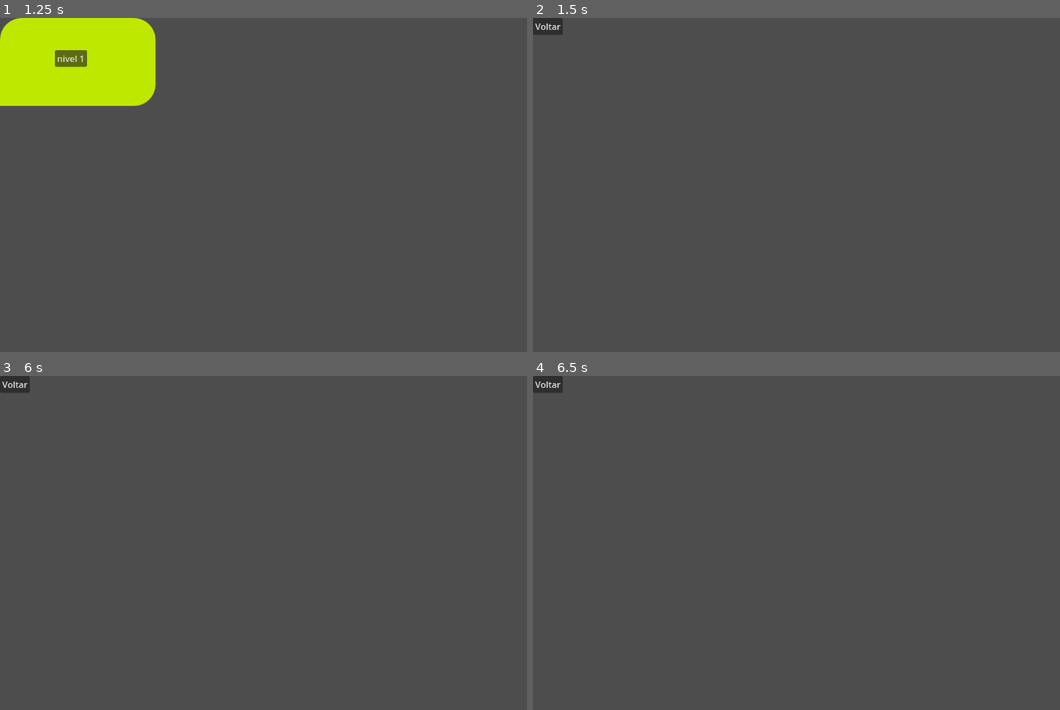
Above: before the commit, frames 1-4 (two rows, left to right).
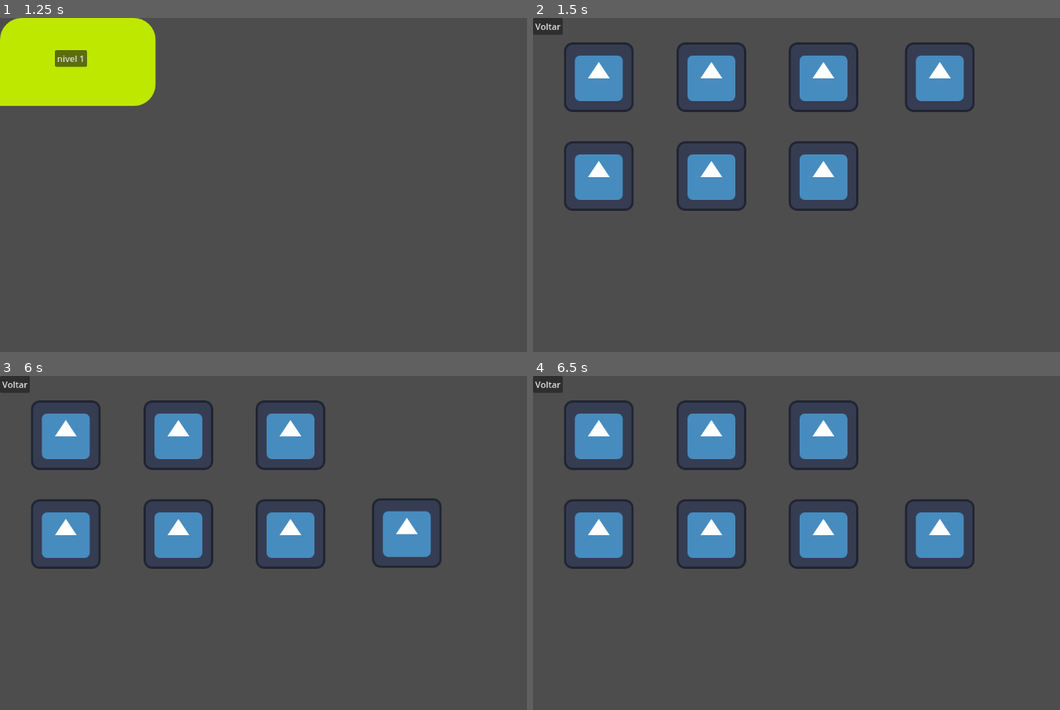
Above: after the commit, the same moments.

Repository: libumdsgn/quebra-cabecas
Game: Godot game, scene res://scenes/Main.tscn
Two runs of this game, one before a commit and one after it. Both use one fixed random seed, a clock stepped at 60 frames per second and the inputs below. The engine's default icon, where the game draws it, is replaced by a stand-in: a white triangle on a blue panel in a dark square.
Inputs (mouse positions are in pixels of both pictures, inside the frame that each line leads up to):
- Up to frame 1 (1.25 s): click (310, 305) at 0.5 s
- Up to frame 2 (1.5 s): click "nivel 1" at 1.25 s
- Up to frame 3 (6 s): click "Voltar" at 2 s; click "nivel 1" at 2.75 s; click (63, 436) at 3.52 s; click (179, 436) at 4.27 s; click (289, 436) at 5.02 s; click (405, 436) at 5.77 s
- Up to frame 4 (6.5 s): no input

Frame 1 is identical in both runs. In frame 2, 11% of the frame differs, in the area x 5-84%, y 7-58%; in frame 3, 11%; in frame 4, 11%.

Commit message:
Movimentação Funcional

Diff:
--- /dev/null
+++ b/scenes/componentes/Board.tscn
@@ -0,0 +1,95 @@
+[gd_scene load_steps=4 format=3 uid="uid://cjnmcg630poyy"]
+
+[ext_resource type="PackedScene" uid="uid://gldfshi43egn" path="res://scenes/componentes/Cell.tscn" id="1_m8p8g"]
+[ext_resource type="Script" uid="uid://cr3s36h31gmvm" path="res://scripts/Board.gd" id="1_vsa3e"]
+[ext_resource type="Texture2D" uid="uid://dldyyvay4b40u" path="res://icon.svg" id="2_je8sm"]
+
+[node name="Board" type="Control"]
+layout_mode = 3
+anchors_preset = 0
+offset_right = 1152.0
+offset_bottom = 646.0
+script = ExtResource("1_vsa3e")
+
+[node name="Cells" type="Control" parent="."]
+anchors_preset = 0
+offset_right = 1154.0
+offset_bottom = 649.0
+
+[node name="Cell" parent="Cells" instance=ExtResource("1_m8p8g")]
+layout_mode = 0
+offset_left = 57.0
+offset_top = 45.0
+offset_right = 185.0
+offset_bottom = 173.0
+texture_normal = ExtResource("2_je8sm")
+id = 1
+
+[node name="Cell2" parent="Cells" instance=ExtResource("1_m8p8g")]
+layout_mode = 0
+offset_left = 264.0
+offset_top = 45.0
+offset_right = 392.0
+offset_bottom = 173.0
+texture_normal = ExtResource("2_je8sm")
+id = 2
+
+[node name="Cell3" parent="Cells" instance=ExtResource("1_m8p8g")]
+layout_mode = 0
+offset_left = 470.0
+offset_top = 44.0
+offset_right = 598.0
+offset_bottom = 172.0
+texture_normal = ExtResource("2_je8sm")
+id = 3
+
+[node name="Cell4" parent="Cells" instance=ExtResource("1_m8p8g")]
+layout_mode = 0
+offset_left = 684.0
+offset_top = 39.0
+offset_right = 812.0
+offset_bottom = 167.0
+texture_normal = ExtResource("2_je8sm")
+id = 4
+
+[node name="Cell5" parent="Cells" instance=ExtResource("1_m8p8g")]
+layout_mode = 0
+offset_left = 61.0
+offset_top = 227.0
+offset_right = 189.0
+offset_bottom = 355.0
+texture_normal = ExtResource("2_je8sm")
+id = 5
+
+[node name="Cell6" parent="Cells" instance=ExtResource("1_m8p8g")]
+layout_mode = 0
+offset_left = 268.0
+offset_top = 227.0
+offset_right = 396.0
+offset_bottom = 355.0
+texture_normal = ExtResource("2_je8sm")
+id = 6
+
+[node name="Cell7" parent="Cells" instance=ExtResource("1_m8p8g")]
+layout_mode = 0
+offset_left = 474.0
+offset_top = 225.0
+offset_right = 602.0
+offset_bottom = 353.0
+texture_normal = ExtResource("2_je8sm")
+id = 7
+
+[node name="Cell8" parent="Cells" instance=ExtResource("1_m8p8g")]
+layout_mode = 0
+offset_left = 688.0
+offset_top = 221.0
+offset_right = 816.0
+offset_bottom = 349.0
+id = 8
+is_empty = true
+
+[node name="Button" type="Button" parent="."]
+layout_mode = 0
+offset_right = 8.0
+offset_bottom = 8.0
+text = "Voltar"
--- /dev/null
+++ b/scenes/componentes/Cell.tscn
@@ -0,0 +1,8 @@
+[gd_scene load_steps=2 format=3 uid="uid://gldfshi43egn"]
+
+[ext_resource type="Script" uid="uid://be5hu42yxbjrj" path="res://scripts/Cell.gd" id="1_f2m7x"]
+
+[node name="Cell" type="TextureButton"]
+offset_right = 20.0
+offset_bottom = 20.0
+script = ExtResource("1_f2m7x")
--- /dev/null
+++ b/scripts/Board.gd
@@ -0,0 +1,243 @@
+extends Control
+
+@export var nivel: int = 1  # usado no nome do arquivo de save (user://save_level_X.json)
+
+@onready var cells_container = $Cells
+
+var main_ref
+var cells: Array = []                # lista de nós Cell
+var empty_cell = null                # referência ao nó que tem is_empty == true
+
+var unique_xs: Array = []            # coordenadas X únicas (colunas, em pixels)
+var unique_ys: Array = []            # coordenadas Y únicas (linhas, em pixels)
+
+var linhas: int = 0
+var colunas: int = 0
+
+const MOVE_ANIM_SECONDS := 0.16
+
+func _ready() -> void:
+	$Button.pressed.connect(_on_voltar_pressed)
+	# main entry: mapeia as células, tenta carregar estado salvo e finaliza setup
+	mapear_celulas()
+	_carregar_estado_salvo()
+
+func set_main(main):
+	main_ref = main
+
+func _on_voltar_pressed():
+	main_ref.trocar_para("res://scenes/Niveis.tscn")
+
+func mapear_celulas() -> void:
+	# limpa variáveis
+	cells.clear()
+	unique_xs.clear()
+	unique_ys.clear()
+	empty_cell = null
+
+	# coleta tolerância a partir do primeiro filho para agrupar colunas/linhas
+	var first_child = null
+	if cells_container.get_child_count() > 0:
+		first_child = cells_container.get_child(0)
+	var tolerance := 10
+	if first_child and first_child is Control:
+		tolerance = max(10, int(first_child.size.x / 2))
+
+	# Agrupa coordenadas X e Y
+	for c in cells_container.get_children():
+		if not (c is Control):
+			continue
+		var x = int(round(c.position.x))
+		var y = int(round(c.position.y))
+		_add_unique_coord(unique_xs, x, tolerance)
+		_add_unique_coord(unique_ys, y, tolerance)
+
+	unique_xs.sort()
+	unique_ys.sort()
+
+	colunas = unique_xs.size()
+	linhas = unique_ys.size()
+
+	# atribui posição lógica (col, row) para cada célula
+	for c in cells_container.get_children():
+		if not (c is Control):
+			continue
+		var x = int(round(c.position.x))
+		var y = int(round(c.position.y))
+		var col = _find_index_for_coord(unique_xs, x, tolerance)
+		var row = _find_index_for_coord(unique_ys, y, tolerance)
+		if col == -1 or row == -1:
+			push_error("Board.mapear_celulas: não foi possível mapear célula '%s' (pos x= %s y= %s)" % [c.name, str(x), str(y)])
+			continue
+		var grid_pos = Vector2i(col, row)
+		# setamos a posicao lógica e posicionamento visual padronizado (garante grid alinhado)
+		if c.has_method("set_grid_pos"):
+			c.set_grid_pos(grid_pos, Vector2(unique_xs[col], unique_ys[row]))
+		else:
+			c.posicao = grid_pos
+			c.rect_position = Vector2(unique_xs[col], unique_ys[row])
+
+		# registra referência
+		cells.append(c)
+
+		# marca célula vazia
+		if "is_empty" in c and c.is_empty:
+			empty_cell = c
+
+		# conecta o sinal 'clicked' que o Cell emite (veja Cell.gd)
+		# conecta o sinal 'clicked' que o Cell emite (veja Cell.gd)
+		if c.has_signal("clicked"):
+			# o signal 'clicked' do Cell emite a própria célula, então basta conectar o Callable
+			c.clicked.connect(Callable(self, "_on_cell_clicked"))
+		else:
+			# fallback: conecta pressed (caso o designer não tenha anexado nosso script)
+			# pressed não envia parâmetros, então bindamos a célula para que _on_cell_clicked(c) receba o nó
+			if c.has_signal("pressed"):
+				c.pressed.connect(Callable(self, "_on_cell_clicked").bind(c))
+
+	# sanity checks
+	if empty_cell == null:
+		push_warning("Board: nenhuma célula marcada com is_empty=true. Defina a célula vazia no editor.")
+	if colunas == 0 or linhas == 0:
+		push_warning("Board: colunas ou linhas detectadas como 0. Verifique a disposição das células.")
+
+func _add_unique_coord(array_ref: Array, value: int, tol: int) -> void:
+	for v in array_ref:
+		if abs(v - value) <= tol:
+			return
+	array_ref.append(value)
+
+func _find_index_for_coord(array_ref: Array, value: int, tol: int) -> int:
+	for i in range(array_ref.size()):
+		if abs(array_ref[i] - value) <= tol:
+			return i
+	return -1
+
+# quando uma célula é clicada (Cell emite 'clicked' com self)
+func _on_cell_clicked(cell) -> void:
+	if cell == empty_cell:
+		return
+	if not _is_neighbor(cell, empty_cell):
+		return
+	_swap_with_empty(cell)
+	_salvar_estado()
+	if _is_solved():
+		_on_victory()
+
+func _is_neighbor(a, b) -> bool:
+	# a e b têm .posicao: Vector2i(col, row)
+	var diff = b.posicao - a.posicao
+	if abs(diff.x) == 1 and diff.y == 0:
+		return true
+	if abs(diff.y) == 1 and diff.x == 0:
+		return true
+	return false
+
+func _swap_with_empty(cell) -> void:
+	# troca posicoes lógicas e anima troca visual
+	var pos_cell = cell.posicao
+	var pos_empty = empty_cell.posicao
+
+	# atualiza campos lógicos
+	cell.posicao = pos_empty
+	empty_cell.posicao = pos_cell
+
+	# calcula posições visuais alvo (a grade mapeada em unique_xs/unique_ys)
+	var target_cell_rect = _grid_to_rect_pos(cell.posicao)
+	var target_empty_rect = _grid_to_rect_pos(empty_cell.posicao)
+
+	# anima com tween
+	var tw = create_tween()
+	tw.tween_property(cell, "position", target_cell_rect, MOVE_ANIM_SECONDS).set_trans(Tween.TRANS_SINE).set_ease(Tween.EASE_IN_OUT)
+	tw.tween_property(empty_cell, "position", target_empty_rect, MOVE_ANIM_SECONDS).set_trans(Tween.TRANS_SINE).set_ease(Tween.EASE_IN_OUT)
+
+func _grid_to_rect_pos(grid_pos: Vector2i) -> Vector2:
+	# col -> unique_xs[col], row -> unique_ys[row]
+	var col = grid_pos.x
+	var row = grid_pos.y
+	if col < 0 or col >= unique_xs.size() or row < 0 or row >= unique_ys.size():
+		return Vector2.ZERO
+	return Vector2(unique_xs[col], unique_ys[row])
+
+func _is_solved() -> bool:
+	# verifica se cada célula está em sua posição final (id -> pos final)
+	if colunas <= 0:
+		return false
+	for c in cells:
+		# assumimos id de 1..N, e a célula vazia preferencialmente tem id == N
+		var target = _id_para_posicao_final(int(c.id))
+		if c.posicao != target:
+			return false
+	return true
+
+func _id_para_posicao_final(id: int) -> Vector2i:
+	# índice base 0
+	var idx = id - 1
+	# divisão inteira: usamos // para garantir inteiro
+	var row = idx / colunas
+	var col = idx % colunas
+	return Vector2i(col, row)
+
+func _on_victory() -> void:
+	# placeholder: comportamento quando o puzzle é resolvido
+	print("Puzzle resolvido! (nível %d)" % nivel)
+	# aqui você pode notificar o GameManager, tocar som, abrir tela de vitória, etc.
+
+# -------------------------
+# Salvamento automático (user://)
+# -------------------------
+func _salvar_estado() -> void:
+	var data := {
+		"linhas": linhas,
+		"colunas": colunas,
+		"cells": []
+	}
+	for c in cells:
+		data["cells"].append({
+			"id": int(c.id),
+			"pos": [int(c.posicao.x), int(c.posicao.y)],
+			"is_empty": bool(c.is_empty)
+		})
+	var path = "user://save_level_%d.json" % nivel
+	var file = FileAccess.open(path, FileAccess.ModeFlags.WRITE)
+	if file:
+		file.store_string(JSON.stringify(data))
+		file.close()
+		#print("Board salvo em: %s" % path)
+	else:
+		push_error("Erro ao salvar estado em %s" % path)
+
+func _carregar_estado_salvo() -> void:
+	var path = "user://save_level_%d.json" % nivel
+	if not FileAccess.file_exists(path):
+		return
+	var file = FileAccess.open(path, FileAccess.ModeFlags.READ)
+	if not file:
+		push_error("Erro ao abrir save em %s" % path)
+		return
+	var text = file.get_as_text()
+	file.close()
+	var parsed = JSON.parse_string(text)
+	if parsed.error != OK:
+		push_error("Erro ao parsear JSON do save: %s" % str(parsed.error))
+		return
+	var data = parsed.result
+	# aplica posições salvas
+	if not data.has("cells"):
+		return
+	# cria mapa id -> pos para aplicar
+	var id_to_pos = {}
+	for item in data["cells"]:
+		id_to_pos[int(item["id"])] = Vector2i(int(item["pos"][0]), int(item["pos"][1]))
+
+	# aplica para cada célula instanciada
+	for c in cells:
+		var target = id_to_pos.get(int(c.id), null)
+		if target != null:
+			c.posicao = target
+			c.rect_position = _grid_to_rect_pos(target)
+	# atualiza referência vazia (procura novamente a célula com is_empty)
+	for c in cells:
+		if "is_empty" in c and c.is_empty:
+			empty_cell = c
+			break
--- /dev/null
+++ b/scripts/Cell.gd
@@ -0,0 +1,25 @@
+extends TextureButton
+class_name Cell
+
+@export var id: int = 0
+@export var is_empty: bool = false
+
+var posicao: Vector2i = Vector2i.ZERO   # posição lógica (col, row)
+
+signal clicked(cell)
+
+func _ready() -> void:
+	# conecta o clique localmente e emite o sinal com referência
+	pressed.connect(_on_pressed)
+
+func _on_pressed() -> void:
+	# quando clicada, avisa o board (o board se conecta a esse sinal)
+	emit_signal("clicked", self)
+
+# usado pelo Board para posicionar logicamente e visualmente a célula
+func set_grid_pos(grid_pos: Vector2i, rect_pos: Vector2) -> void:
+	posicao = grid_pos
+	position = rect_pos
+
+func get_grid_pos() -> Vector2i:
+	return posicao
--- a/scripts/Niveis.gd
+++ b/scripts/Niveis.gd
@@ -9,4 +9,4 @@
 	($BotaoNivel/Panel/Button).pressed.connect(_on_jogar_pressed)
 
 func _on_jogar_pressed():
-	main_ref.trocar_para("res://scenes/Jogo.tscn")
+	main_ref.trocar_para("res://scenes/componentes/Board.tscn")
--- /dev/null
+++ b/scripts/PuzzleConfig.gd
@@ -0,0 +1 @@
+extends Node
Not shown, added: scripts/Board.gd.uid
Not shown, added: scripts/Cell.gd.uid
Not shown, added: scripts/PuzzleConfig.gd.uid
